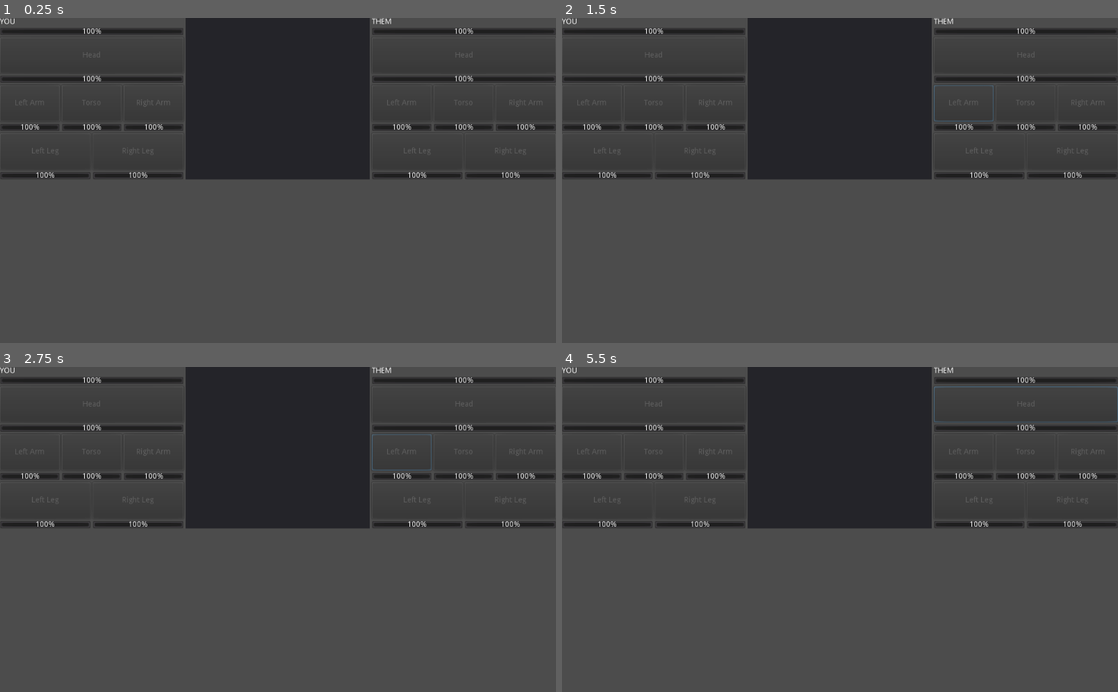
Above: before the commit, frames 1-4 (two rows, left to right).
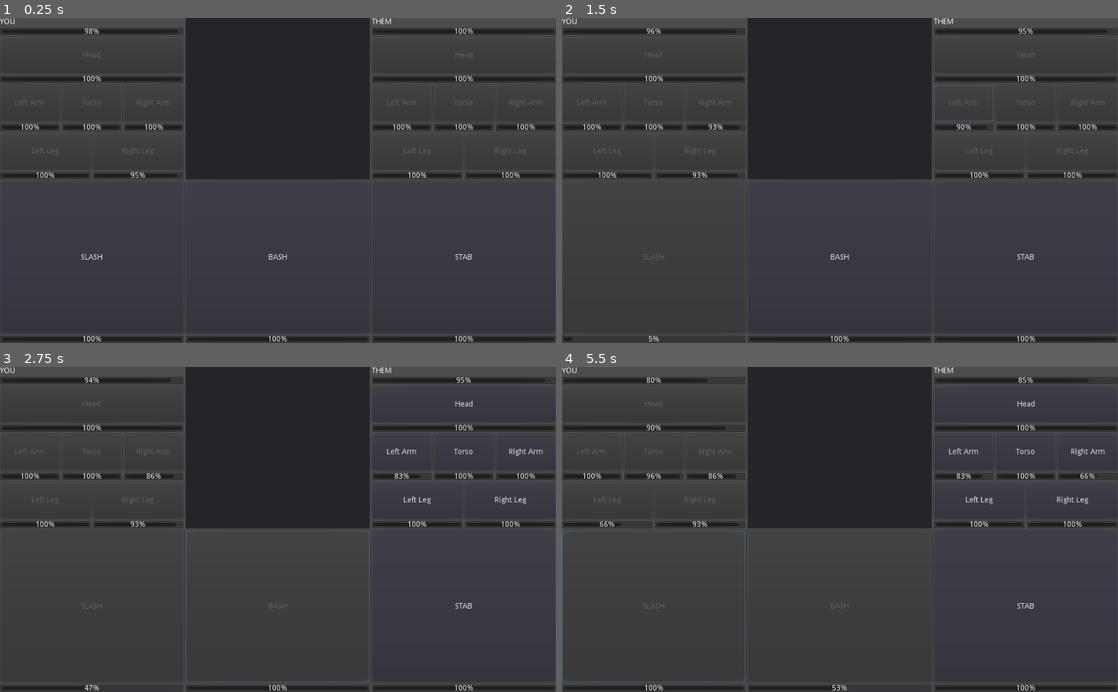
Above: after the commit, the same moments.

Repository: CertifiedIdiots/Tick
Game: Godot game, scene res://Game.tscn
Same seed, same stepped clock (60 frames per second), same inputs: the game is played once before the commit and once after it.
Inputs (mouse positions are in pixels of both pictures, inside the frame that each line leads up to):
- Up to frame 1 (0.25 s): no input
- Up to frame 2 (1.5 s): click (656, 258) at 0.5 s, where only the run after the commit has a clickable "SLASH"; click (962, 102) at 1.25 s, where only the run after the commit has a clickable "Left Arm"
- Up to frame 3 (2.75 s): click (278, 607) at 2 s, where only the run after the commit has a clickable "BASH"
- Up to frame 4 (5.5 s): click (1090, 451) at 2.75 s, where only the run after the commit has a clickable "Right Arm"; click (1023, 607) at 3.5 s, where only the run after the commit has a clickable "STAB"; click (1023, 406) at 4.25 s, where only the run after the commit has a clickable "Head"; click (656, 607) at 5 s, where only the run after the commit has a clickable "SLASH"

The runs differ from the first frame. In frame 1, 2.0% of the frame differs, in the area x 0-100%, y 3-100%; in frame 2, 1.6%; in frame 3, 2.2%; in frame 4, 2.7%.
Error before the commit: Invalid get index 'skills' (on base: 'Reference ()'). (res://Game/Entities/Entity.gd:42)

Commit message:
add dodge chance & random miss hits

Diff:
--- a/Game/Entities/Enemy.gd
+++ b/Game/Entities/Enemy.gd
@@ -2,4 +2,5 @@
 extends Entity
 
 func _init(name: String).(name):
-	slots["Left Arm"] = Items.weapon("Sword")
+#	slots["Left Arm"] = Items.weapon("Sword")
+	return
--- a/Game/Entities/Entity.gd
+++ b/Game/Entities/Entity.gd
@@ -1,7 +1,12 @@
 class_name Entity
+
+var name
 
 var health = 500
 var max_health = 500
+var accuracy = 1.5
+var dodge_chance = 0.1
+
 var body_parts = [
 	Head.new(100, 100, 0.25,  self),
 	Part.new("Left Arm", 150, 150, 0.50, self),
@@ -26,10 +31,6 @@
 	"Legs": Items.armor("Leggings")
 }
 
-var accuracy = 1.5
-
-var name
-
 func _init(name: String):
 	self.name = name
 
@@ -39,7 +40,7 @@
 func skills():
 	var list = []
 	for item in slots.values():
-		if item != null and item.skills:
+		if item != null and "skills" in item:
 			list.append_array(item.skills)
 	return list
 
--- a/Game/Entities/Player.gd
+++ b/Game/Entities/Player.gd
@@ -2,4 +2,6 @@
 extends Entity
 
 func _init(name: String).(name):
-	return
+	slots["Right Arm"] = Items.weapon("Spear")
+
+	# ^^ why does this work for enemy but not player?
--- a/Game/Skill.gd
+++ b/Game/Skill.gd
@@ -13,9 +13,20 @@
 
 func use(owner, on: Part):
 	var hit_chance = (on.hit_chance * owner.accuracy)
+	var dodge_chance = on.owner.dodge_chance
+	var random_chance = 0.2
+
 	var result = randf()
-	if result < hit_chance:
+	var dodge_result = randf()
+	var random_result = randf()
+
+	if result < hit_chance and dodge_result > dodge_chance:
 		on.damage(damage)
 		print("HIT! - ", on.name, " ", "(", hit_chance*100, "%)")
+	elif result > hit_chance and random_result < random_chance and dodge_result > dodge_chance:
+		on.owner.get_random_part(on).damage(damage)
+		print("HIT RANDOM!")
+	elif result > hit_chance and random_result > random_chance and dodge_result > dodge_chance:
+		print("MISSED! - ", on.name, " ", "(", hit_chance*100, "%)")
 	else:
-		print("MISSED! - ", on.name, " ", "(", hit_chance*100, "%)")
+		print("DODGED!")
